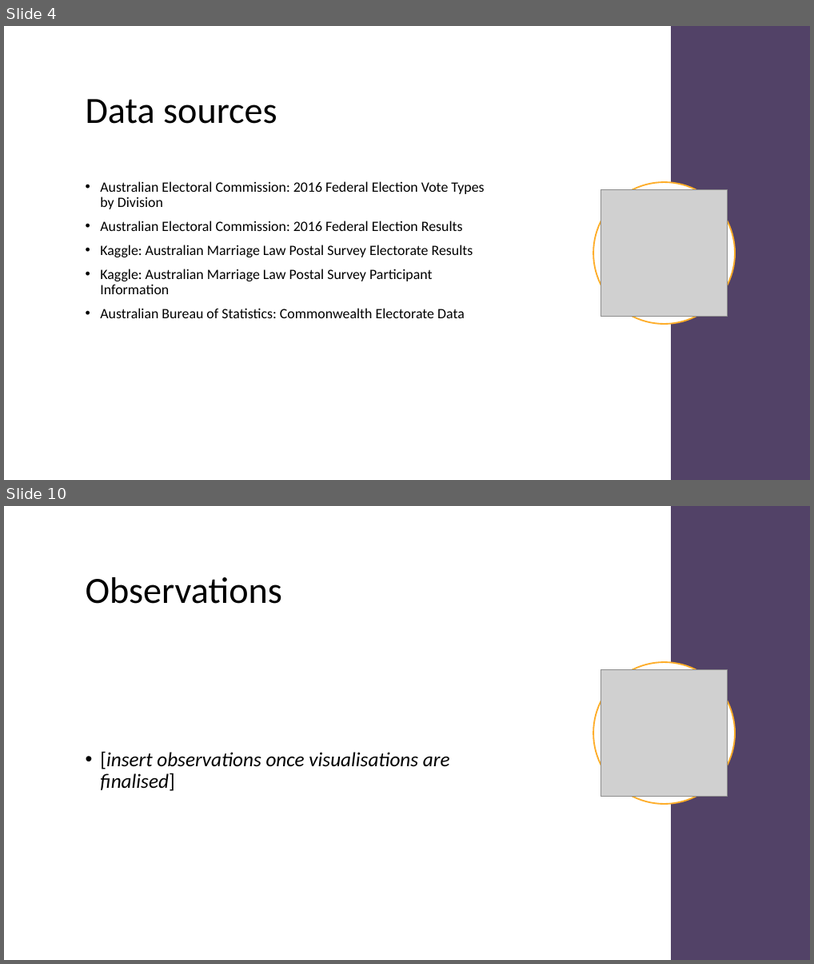
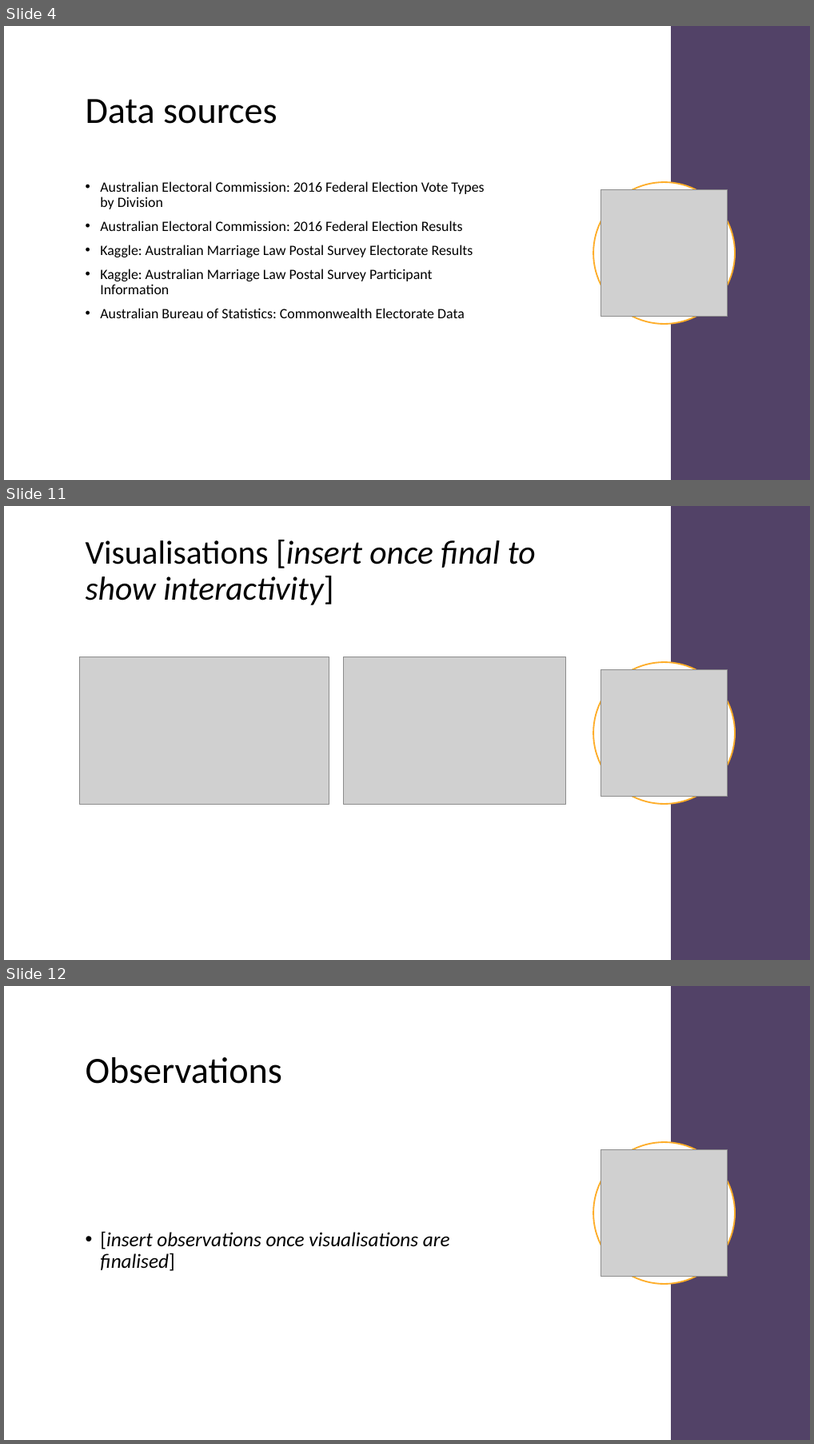
Before and after one commit to dan1ellec/Project-2, a slide deck: Australian Marriage Law Postal Survey 2017.pptx. Shown one above the other, each under a label of ours: slides 4 and 10 before the commit, slides 4, 11 and 12 after it; the slides between them are not shown. The pictures are 814x964 and 814x1444 pixels, drawn with LibreOffice and Linux fonts; fonts in the diff are those of the drawing; grey boxes stand for pictures. Boxes give left, top, right and bottom in pixels: in the first picture for what was removed or moved away, otherwise in the second. Text is boxed around its words. In the diff, an @@ line names an element or a change of style, - is before the commit and + after.

```diff
--- a/Australian Marriage Law Postal Survey 2017.pptx
+++ b/Australian Marriage Law Postal Survey 2017.pptx
@@ slide 11 added at (x1=4, y1=506, x2=810, y2=960), background #FFFFFF @@
@@ rectangle added at (x1=671, y1=506, x2=810, y2=960), fill #524267 @@
@@ title added at (x1=86, y1=540, x2=536, y2=605), 39.6 pt, text #000000, italic @@
+Visualisations [insert once final to show interactivity]
@@ picture added at (x1=79, y1=656, x2=329, y2=804) @@
@@ picture added at (x1=344, y1=656, x2=566, y2=804) @@
@@ ellipse added at (x1=594, y1=662, x2=735, y2=804), fill #FFFFFF, outline #FEAD2A 1.75 pt @@
@@ picture added at (x1=602, y1=670, x2=728, y2=796) @@
@@ what was slide 10 is now slide 12 @@
```
Also in this commit, not shown: 7 slides changed, 1 other slide added.
